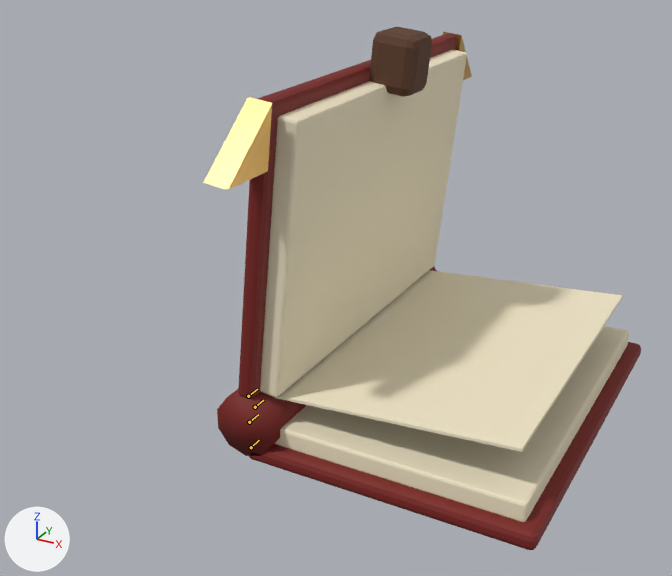
The glTF model assets/models/grimoire.glb: old version first, new version second.
Before and after are seen from a 50 mm lens placed at (0.461, -0.86, 0.497), pointed at (0.011, -0.041, 0.088). The lights are fixed; the arrows at lower left show +X, +Y and +Z. The picture after the commit comes second. Both versions are drawn at frame 4 of the action 'open'; the numbers are the values there. The bones that bend it are drawn over the model as lines.

Names of what the first picture shows: 'Grimoire'.
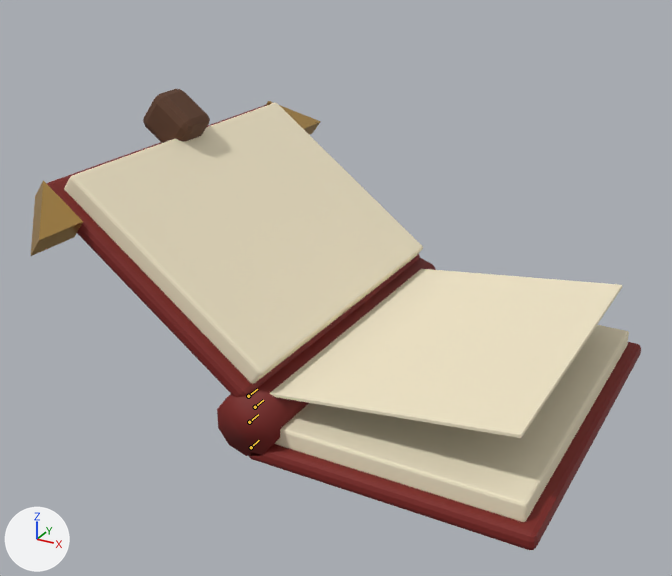
What the commit changed:
Bone 'front' (bone_front) turns from (0, -84, 0) to (0, -143, 0) degrees about its own x, y and z.

Boxes (x1, y1, x2, y2) around the edits, measured in the pictures (672 x 576 px):
'Grimoire', posed (39% wider, 12% shorter): before (204, 27, 641, 550); after (31, 89, 641, 550)
